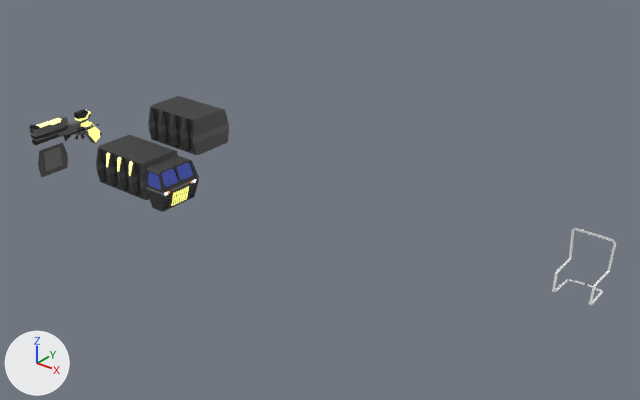
The Blender file GameDesign2_Game2/Assets/Blender/Russo/truck.blend, before and after one commit.
Both versions are drawn from a camera (50 mm lens) standing at (59.2, -51.6, 36.8) and looking at (15.3, 3.3, 2.7). The axes (+X, +Y, +Z) are drawn at lower left. The lights are the same throughout.

The older version as bpy lines, for what is in view:
```python
ob_assaultrifle_02_cylinder_002 = bpy.data.objects.new('AssaultRIfle_02_Cylinder.002', me_assaultrifle_02_cylinder_002)
ob_assaultrifle_02_cylinder_002.location = (-13.75, 0.0, 3.11)
ob_assaultrifle_02_cylinder_002.rotation_euler = (1.571, 0.0, 0.0)  # degrees (90, 0, 0)
ob_cube_002 = bpy.data.objects.new('Cube.002', me_cube_015)
ob_cube_002.location = (-5.03, 0.0, 1.46)
ob_cube_002.scale = (1.0, 2.31, 1.0)
ob_cube_007 = bpy.data.objects.new('Cube.007', me_cube_005)
ob_cube_007.location = (-6.18, 7.99, 3.19)
ob_cube_007.scale = (1.0, 2.31, 1.0)
ob_cube_010 = bpy.data.objects.new('Cube.010', me_cube_012)
ob_cube_010.location = (-13.16, -4.19, 1.53)
ob_cube_010.scale = (1.0, 2.31, 1.0)
ob_cube_011 = bpy.data.objects.new('Cube.011', me_cube_013)
ob_cube_011.location = (-13.16, -4.19, 1.54)
ob_cube_011.scale = (0.0673, 1.0, 1.0)
ob_gunmodel_002 = bpy.data.objects.new('Gunmodel.002', me_gunmodel_002)
ob_gunmodel_002.location = (-16.25, 0.0, 2.33)
ob_gunmodel_002.rotation_euler = (1.571, 0.0, 0.0)  # degrees (90, 0, 0)
ob_gunmodel_005 = bpy.data.objects.new('Gunmodel.005', me_gunmodel_005)
ob_gunmodel_005.location = (-16.25, 0.0, 2.33)
ob_gunmodel_005.rotation_euler = (1.571, 0.0, 0.0)  # degrees (90, 0, 0)
ob_gunmodel_007 = bpy.data.objects.new('Gunmodel.007', me_gunmodel_007)
ob_gunmodel_007.location = (-16.25, 0.0, 2.33)
ob_gunmodel_007.rotation_euler = (1.571, 0.0, 0.0)  # degrees (90, 0, 0)
ob_gunmodel_008 = bpy.data.objects.new('Gunmodel.008', me_gunmodel_008)
ob_gunmodel_008.location = (-16.25, 0.0, 2.33)
ob_gunmodel_008.rotation_euler = (1.571, 0.0, 0.0)  # degrees (90, 0, 0)
# also in view: 'Cube.009' at (41.4, -2.4, 8.1); 'Cube' at (-0.3, 0.0, 1.0)
```
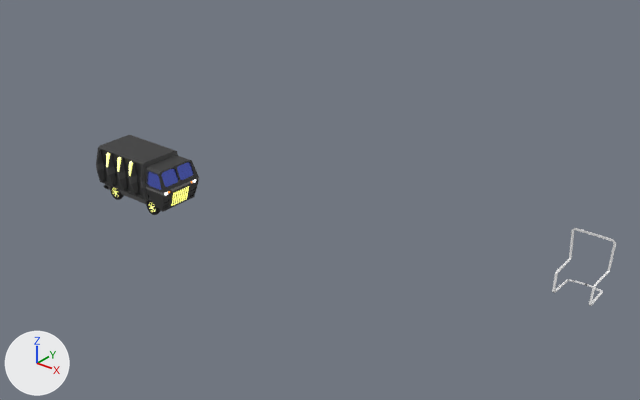
Where the newer file only moved an object's origin or applied its transform, the numbers keep the older frame.

Where the change shows, as pixel boxes [x1, y1, x2, y2] in the pictures (640 x 400 px):
'Cube.007', deleted: before [148, 96, 229, 155]
'Cube.010', deleted: before [38, 143, 68, 177]
'Cube.011', deleted: before [43, 147, 63, 171]
'Gunmodel.013', deleted: before [32, 114, 102, 144]
'Gunmodel.008', deleted: before [29, 116, 68, 137]
'Gunmodel.009', deleted: before [81, 121, 100, 142]
'AssaultRIfle_02_Cylinder.002', deleted: before [64, 124, 99, 141]
'1387 Van.004', added: after [104, 184, 151, 204]
'1387 Van.005', added: after [146, 200, 161, 215]
'1387 Van.003', added: after [110, 186, 124, 200]
'Gunmodel.001', reshaped, moved, rescaled (not visible afterwards): before [36, 118, 61, 128]
'Gunmodel.010', deleted: before [32, 134, 60, 145]
'Gunmodel.012', deleted: before [41, 125, 68, 138]
'Gunmodel.005', deleted: before [74, 112, 88, 119]
'Gunmodel.018', deleted: before [31, 132, 50, 139]
'Gunmodel.007', deleted: before [75, 111, 91, 121]
'Gunmodel.002', deleted: before [29, 125, 40, 130]

The change in detail:
me_gunmodel_001 is used by ob_gunmodel_001; location (-16.25, 0.0, 2.33); rotation (1.571, 0.0, 0.0), in degrees (90, 0, 0).
me_gunmodel_001 had 24 vertices, 15 faces and spanned x -0.41..0.42, y 1.54..1.8, z 0.67..3.44.
me_gunmodel_001 now has 10644 vertices, 11700 faces and spans x -0.09..0.07, y -0.99..1.01, z -1.0..1.0.
me_gunmodel_001 part 1: 24 vertices removed from x -0.41..0.42, y 1.54..1.8, z 0.67..3.44; 10644 vertices added at x -0.09..0.07, y -0.99..1.01, z -1.0..1.0.
me_gunmodel_001 now uses material mat_material_007 (black #000000).
me_gunmodel_001 now uses material mat_gray_assaultrifle_02 (dark grey #666666).
me_gunmodel_001 now uses material mat_material_013 (white #e7e7e7).
me_gunmodel_001 now uses material mat_material_003 (dark grey #6e6e6e).
Mesh me_1387_van_016 is new.
It has 122 vertices, 132 faces and spans x -16.8..-12.4, y 0.0..15.2, z -32.8..-17.6.
Faces by material slot: [96, 36].
It uses material mat_material_007 (black #000000).
It uses material mat_material_005 (white #e7e7e7).
Mesh me_1387_van_004 is new.
It has 300 vertices, 289 faces, 2 loose edges and spans x -20.3..20.3, y 7.7..52.4, z -40.6..39.7.
Faces by material slot: [221, 68].
It uses material mat_material_003 (dark grey #6e6e6e).
It uses material mat_material_007 (black #000000).
Object 'Cube.007' (ob_cube_007) is deleted.
Object 'Cube.010' (ob_cube_010) is deleted.
Object 'Cube.011' (ob_cube_011) is deleted.
Object 'AssaultRIfle_02_Cylinder.002' (ob_assaultrifle_02_cylinder_002) is deleted.
Object 'Gunmodel.001' (ob_gunmodel_001) moves from (-16.25, 0.0, 2.33) to (-2.11, 0.0, 1.75).
Object 'Gunmodel.001' (ob_gunmodel_001) is rescaled from (1.0, 1.0, 1.0) to (0.88, 0.88, 0.88).
Object 'Gunmodel.002' (ob_gunmodel_002) is deleted.
Object 'Gunmodel.005' (ob_gunmodel_005) is deleted.
Object 'Gunmodel.007' (ob_gunmodel_007) is deleted.
Object 'Gunmodel.008' (ob_gunmodel_008) is deleted.
Object 'Gunmodel.009' (ob_gunmodel_009) is deleted.
Object 'Gunmodel.010' (ob_gunmodel_010) is deleted.
Object 'Gunmodel.012' (ob_gunmodel_012) is deleted.
Object 'Gunmodel.013' (ob_gunmodel_013) is deleted.
Object 'Gunmodel.018' (ob_gunmodel_018) is deleted.
Object '1387 Van.005' (ob_1387_van_005) is new; it shows me_1387_van_016.
Its location is (1.26, 0.0, -2.03).
Its rotation in degrees is (90, 0, 90).
Its scale is (0.107, 0.107, 0.107).
Object '1387 Van.003' (ob_1387_van_003) is new; it shows a copy of me_1387_van_016.
Its location is (-4.14, 0.0, -2.03).
Its rotation in degrees is (90, 0, 90).
Its scale is (0.107, 0.107, 0.107).
Object '1387 Van.004' (ob_1387_van_004) is new; it shows me_1387_van_004.
Its location is (-4.14, 0.0, -1.84).
Its rotation in degrees is (90, 0, 90).
Its scale is (0.107, 0.0895, 0.107).
